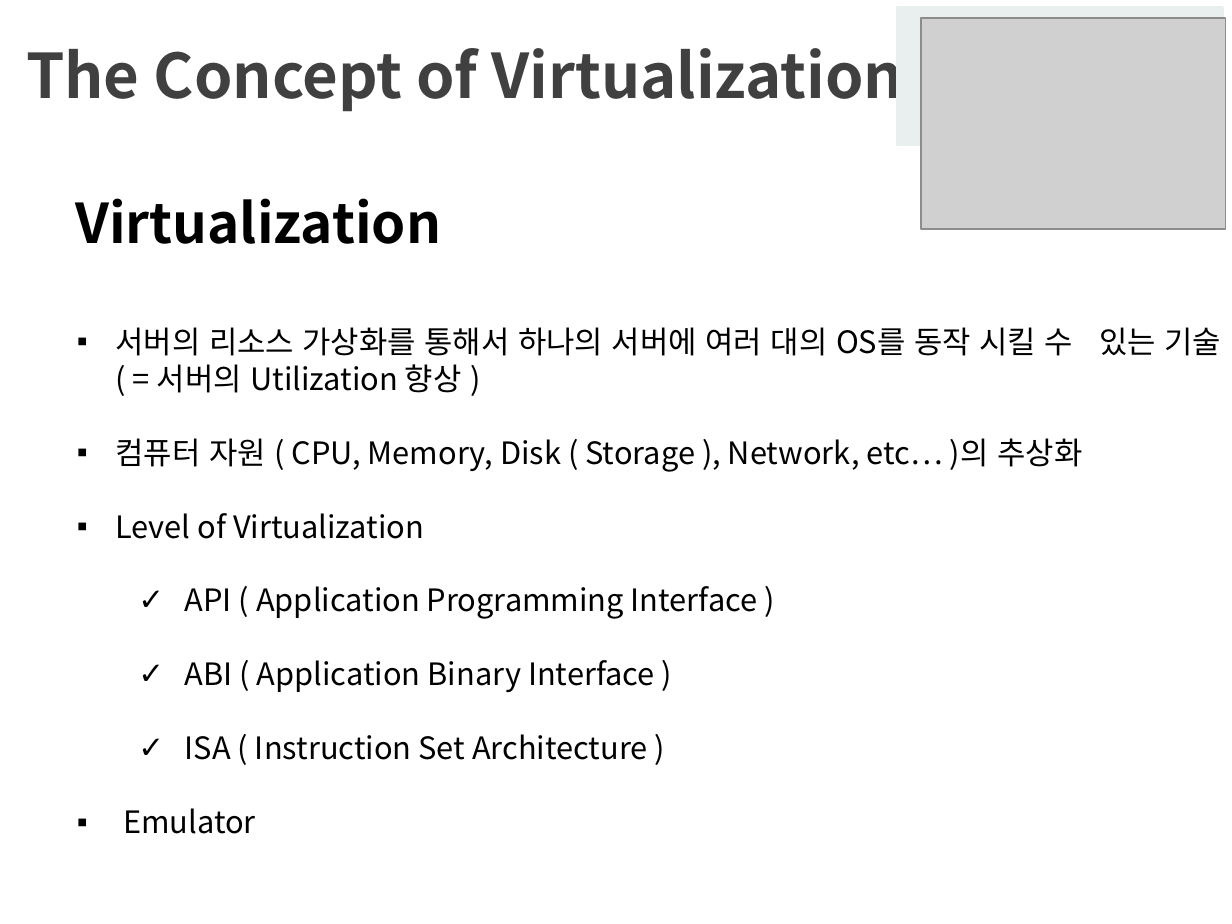
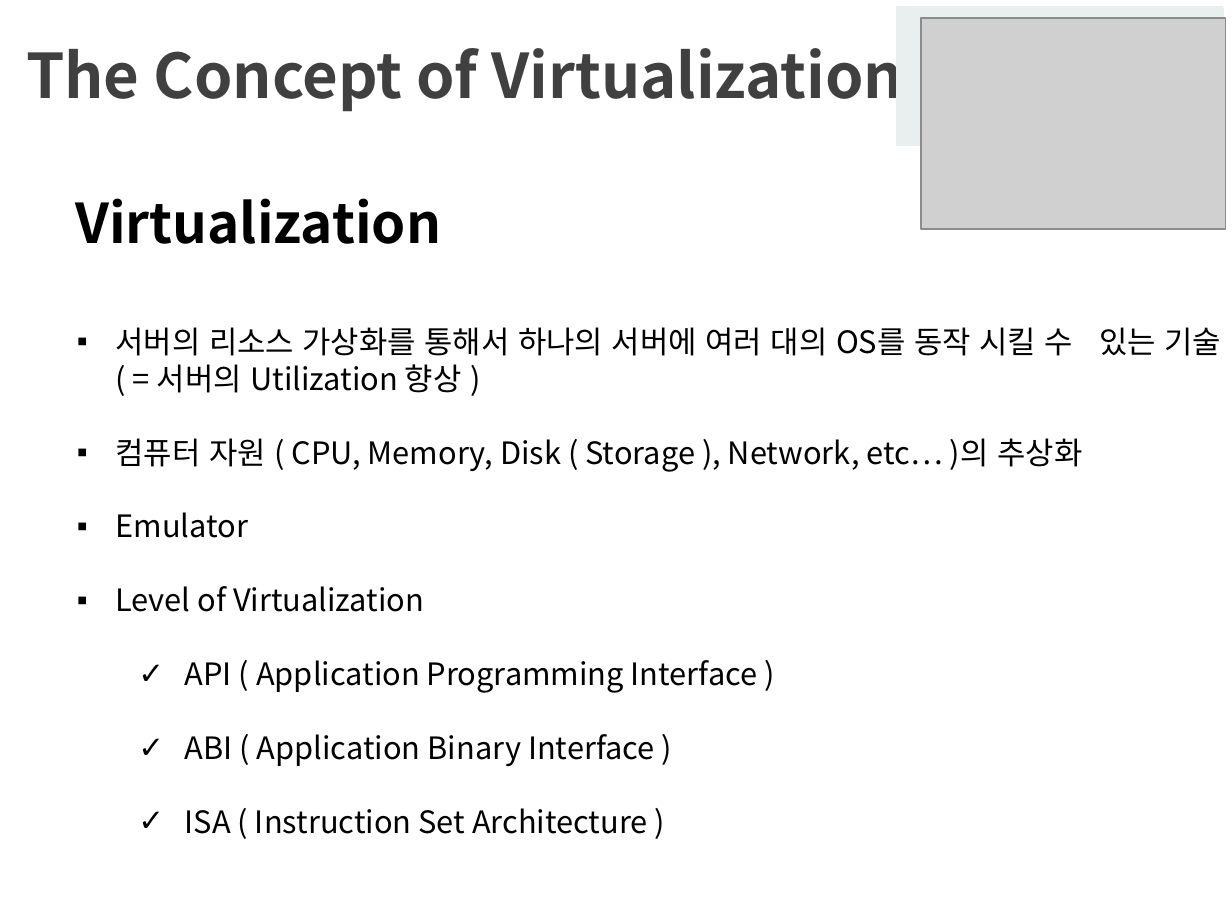
Before and after one commit to rndlr96/Conference-Data, a slide deck: slide 6 of pandog_docker[4.26].pptx (slide 5 before the commit). Drawn at 1232x924 pixels with LibreOffice and Linux fonts; fonts in the diff are those of the drawing; grey boxes stand for pictures; background and template pictures are left out. Boxes give left, top, right and bottom in pixels: in the first picture for what was removed or moved away, otherwise in the second. Text is boxed around its words. In the diff, an @@ line names an element or a change of style, - is before the commit and + after.

```diff
--- a/pandog_docker[4.26].pptx
+++ b/pandog_docker[4.26].pptx
@@ text at [115,512,248,538]: paragraph added @@
+  ▪ Emulator
@@ text at [123,808,256,834]: paragraph removed @@
-  ▪ Emulator
```
Also in this commit, not shown: 4 other slides changed, 2 slides added.
